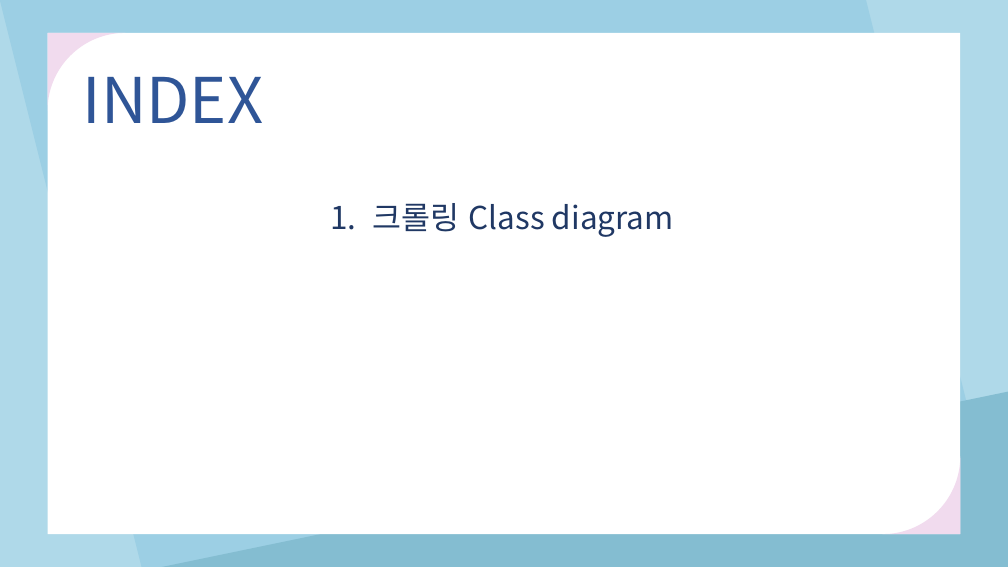
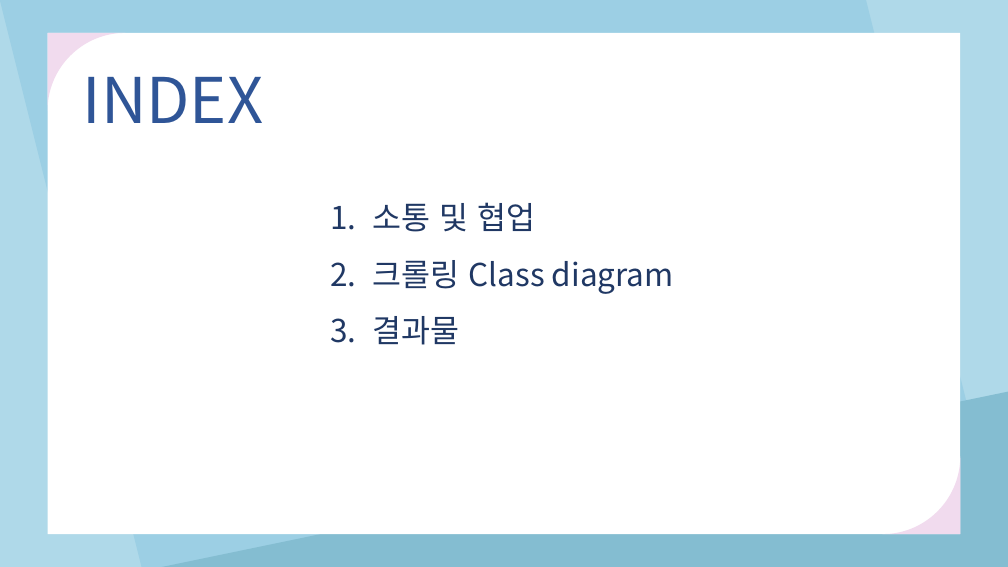
Before and after one commit to tjdghks994/instagram_crawler, a slide deck: slide 2 of 학부연구생발표(200131).pptx. Drawn at 1008x567 pixels with LibreOffice and Linux fonts; fonts in the diff are those of the drawing. Boxes give left, top, right and bottom in pixels: in the first picture for what was removed or moved away, otherwise in the second. Text is boxed around its words. In the diff, an @@ line names an element or a change of style, - is before the commit and + after.

```diff
--- a/학부연구생발표(200131).pptx
+++ b/학부연구생발표(200131).pptx
@@ text at bbox=[373, 202, 535, 232]: paragraph added @@
+1. 소통 및 협업
@@ text at bbox=[373, 316, 460, 345]: paragraph added @@
+3. 결과물
```
Also in this commit, not shown: 16 other slides changed, 5 slides added.
